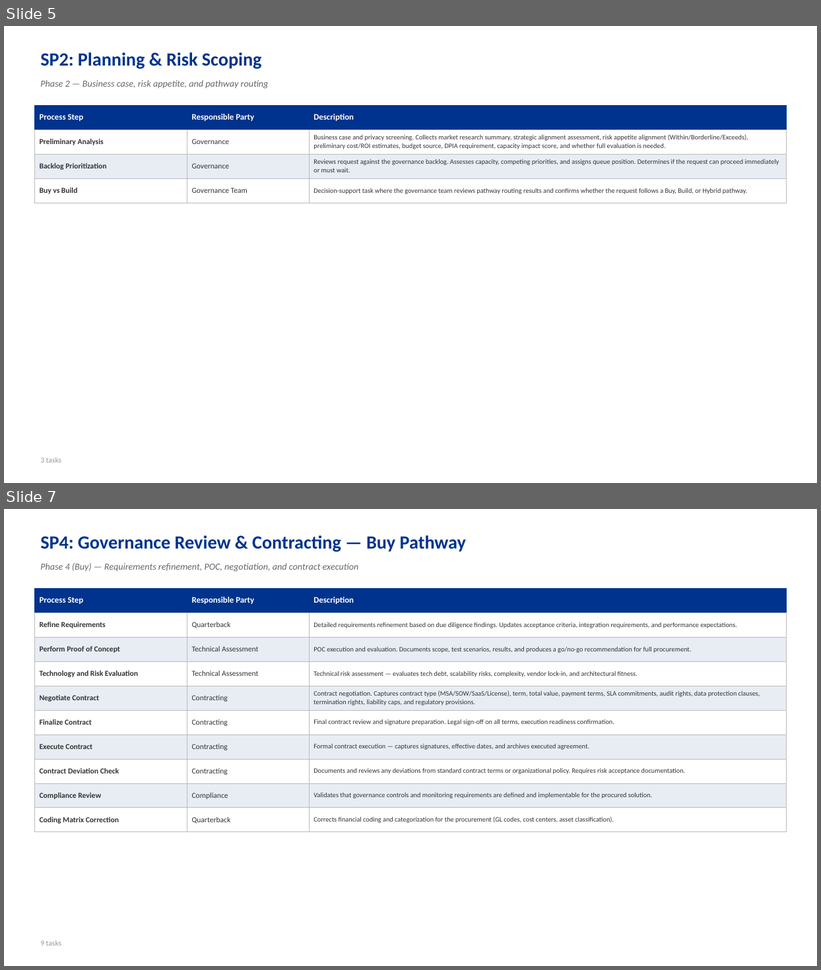
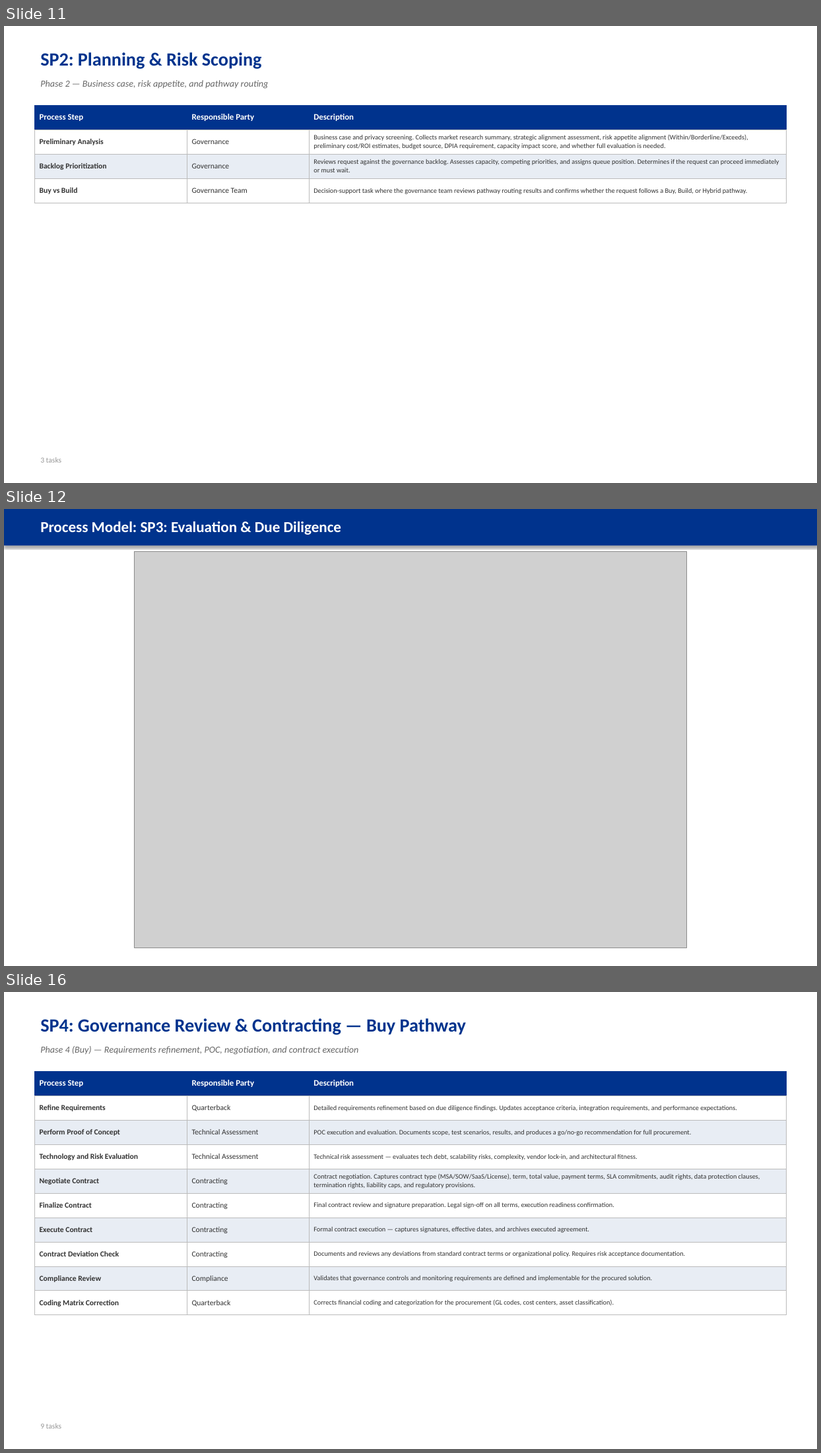
Before and after one commit to proth1/sla, a slide deck: docs/presentations/user-task-inventory.pptx. Shown one above the other, each under a label of ours: slides 5 and 7 before the commit, slides 11, 12 and 16 after it; the slides between them are not shown. The pictures are 821x970 and 821x1453 pixels, drawn with LibreOffice and Linux fonts; fonts in the diff are those of the drawing; grey boxes stand for pictures. Boxes give left, top, right and bottom in pixels: in the first picture for what was removed or moved away, otherwise in the second. Text is boxed around its words. In the diff, an @@ line names an element or a change of style, - is before the commit and + after.

```diff
--- a/docs/presentations/user-task-inventory.pptx
+++ b/docs/presentations/user-task-inventory.pptx
@@ slide 12 added at (4, 509, 817, 966), background #FFFFFF @@
@@ rectangle added at (4, 509, 817, 545), fill #00338D @@
@@ text added at (40, 521, 341, 535), 18 pt, text #FFFFFF, bold @@
+Process Model: SP3: Evaluation & Due Diligence
@@ picture added at (134, 552, 687, 948) @@
@@ what was slide 5 is now slide 11 @@
@@ what was slide 7 is now slide 16 @@
```
Also in this commit, not shown: 2 slides changed, 10 other slides added, 11 other files.
